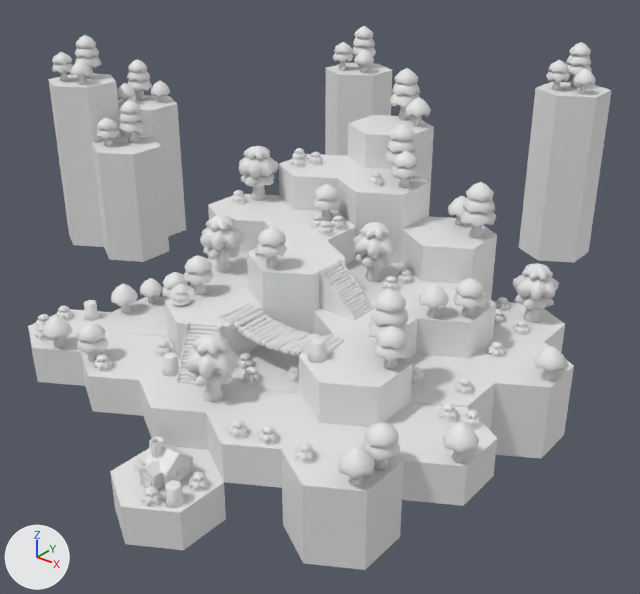
The glTF model public/models/low_poly_game_forest.glb as it was, and as the next commit left it.
Before and after are seen from a camera (50 mm lens) standing at (14.5, -17.7, 12.8) and looking at (-0.9, 1.6, 0.9). Every picture has the same lights, and +X, +Y and +Z are marked at lower left. The picture after the commit comes second. Materials are left out; every surface is plain grey. Where no turn or scale is listed for an object, it has been applied to the vertices.
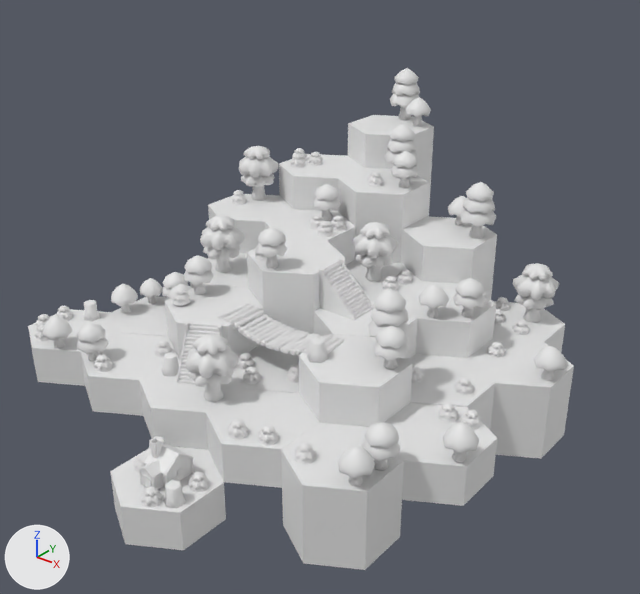
Edits to the bpy script that builds the scene:
```text
Remove ob_object_196:
    ob_object_196 = bpy.data.objects.new('Object_196', me_mesh_61)
    ob_object_196.location = (2.22, 11.6, 5.98)
Remove ob_object_198:
    ob_object_198 = bpy.data.objects.new('Object_198', me_mesh_62)
    ob_object_198.location = (-9.96, 1.95, 5.98)
Remove ob_object_200:
    ob_object_200 = bpy.data.objects.new('Object_200', me_mesh_63)
    ob_object_200.location = (-11.05, 3.84, 5.98)
Remove ob_object_202:
    ob_object_202 = bpy.data.objects.new('Object_202', me_mesh_64)
    ob_object_202.location = (-12.12, 1.98, 5.98)
Remove ob_object_208:
    ob_object_208 = bpy.data.objects.new('Object_208', me_mesh_65)
    ob_object_208.location = (-5.55, 9.74, 5.98)
Remove ob_object_276:
    ob_object_276 = bpy.data.objects.new('Object_276', me_mesh_86)
    ob_object_276.location = (2.11, 12.02, 5.97)
Remove ob_object_278:
    ob_object_278 = bpy.data.objects.new('Object_278', me_mesh_87)
    ob_object_278.location = (1.79, 11.16, 5.97)
Remove ob_object_280:
    ob_object_280 = bpy.data.objects.new('Object_280', me_mesh_88)
    ob_object_280.location = (2.71, 11.24, 5.96)
Remove ob_object_282:
    ob_object_282 = bpy.data.objects.new('Object_282', me_mesh_89)
    ob_object_282.location = (-10.07, 2.37, 3.99)
Remove ob_object_284:
    ob_object_284 = bpy.data.objects.new('Object_284', me_mesh_90)
    ob_object_284.location = (-10.39, 1.51, 3.98)
Remove ob_object_286:
    ob_object_286 = bpy.data.objects.new('Object_286', me_mesh_91)
    ob_object_286.location = (-11.59, 4.13, 4.94)
Remove ob_object_288:
    ob_object_288 = bpy.data.objects.new('Object_288', me_mesh_92)
    ob_object_288.location = (-11.38, 3.28, 4.92)
Remove ob_object_290:
    ob_object_290 = bpy.data.objects.new('Object_290', me_mesh_93)
    ob_object_290.location = (-12.23, 2.4, 5.97)
Remove ob_object_292:
    ob_object_292 = bpy.data.objects.new('Object_292', me_mesh_94)
    ob_object_292.location = (-12.55, 1.54, 5.97)
Remove ob_object_294:
    ob_object_294 = bpy.data.objects.new('Object_294', me_mesh_95)
    ob_object_294.location = (-11.63, 1.62, 5.96)
Remove ob_object_296:
    ob_object_296 = bpy.data.objects.new('Object_296', me_mesh_96)
    ob_object_296.location = (-10.68, 4.34, 4.92)
Remove ob_object_308:
    ob_object_308 = bpy.data.objects.new('Object_308', me_mesh_97)
    ob_object_308.location = (-5.66, 10.16, 5.97)
Remove ob_object_310:
    ob_object_310 = bpy.data.objects.new('Object_310', me_mesh_98)
    ob_object_310.location = (-5.98, 9.31, 5.97)
Remove ob_object_312:
    ob_object_312 = bpy.data.objects.new('Object_312', me_mesh_99)
    ob_object_312.location = (-5.06, 9.38, 5.96)
```

Pixel boxes [x1, y1, x2, y2] of what changed, in the pictures (640 x 594 px):
'Object_196', deleted: before [519, 82, 612, 263]
'Object_198', deleted: before [92, 136, 169, 262]
'Object_202', deleted: before [49, 74, 121, 247]
'Object_208', deleted: before [325, 63, 392, 156]
'Object_200', deleted: before [118, 95, 186, 237]
'Object_282', deleted: before [119, 100, 146, 143]
'Object_276', deleted: before [566, 42, 592, 88]
'Object_286', deleted: before [127, 59, 152, 100]
'Object_290', deleted: before [75, 35, 102, 79]
'Object_308', deleted: before [352, 26, 376, 68]
'Object_278', deleted: before [546, 60, 569, 91]
'Object_284', deleted: before [97, 118, 119, 146]
'Object_292', deleted: before [52, 52, 73, 81]
'Object_310', deleted: before [333, 42, 353, 70]
'Object_280', deleted: before [573, 69, 596, 94]
'Object_294', deleted: before [71, 60, 92, 85]
'Object_312', deleted: before [354, 50, 374, 73]
'Object_296', deleted: before [151, 81, 170, 102]
'Object_288', deleted: before [117, 83, 136, 104]
